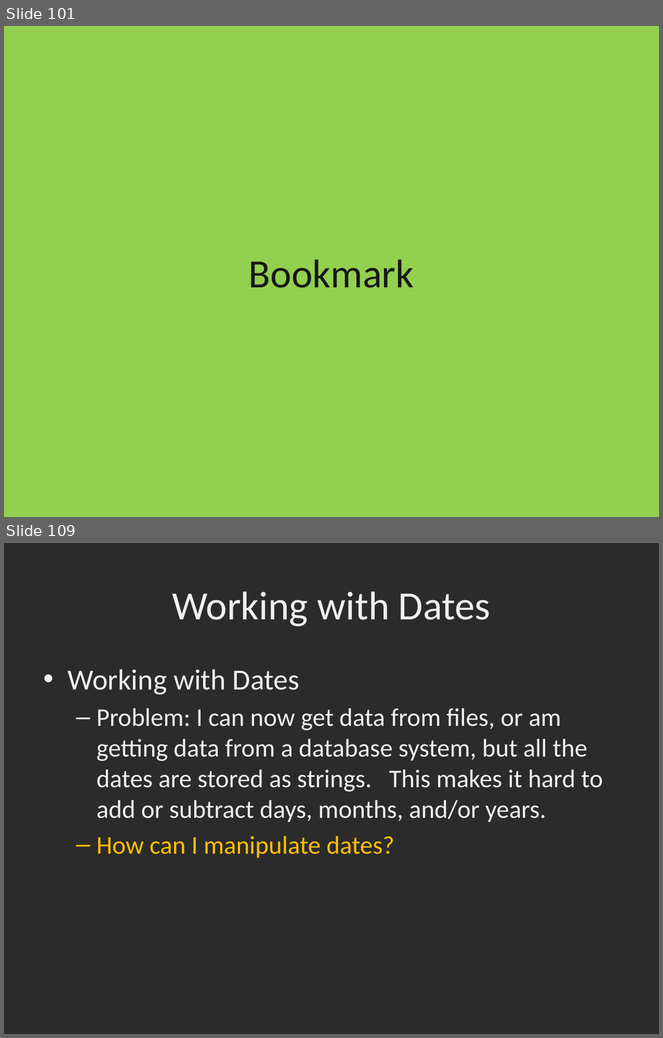
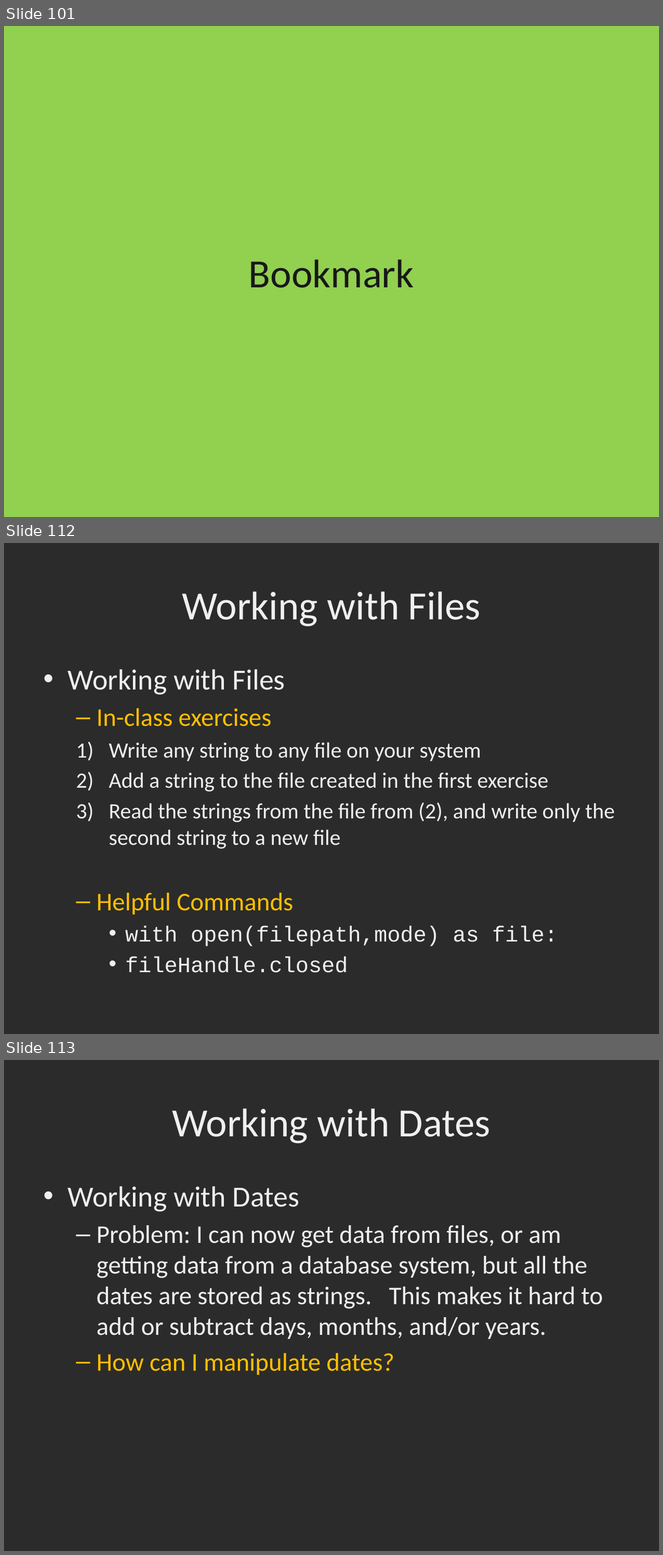
Before and after one commit to dbowmans46/PracticalProgramming, a slide deck: Session 7 - Python/Instructional Material/Python Review and Tutorial.pptx. Shown one above the other, each under a label of ours: slides 101 and 109 before the commit, slides 101, 112 and 113 after it; the slides between them are not shown. The pictures are 663x1038 and 663x1555 pixels, drawn with LibreOffice and Linux fonts; fonts in the diff are those of the drawing; background and template pictures are left out; a plain dark background stands for a picture behind light text. Boxes give left, top, right and bottom in pixels: in the first picture for what was removed or moved away, otherwise in the second. Text is boxed around its words. In the diff, an @@ line names an element or a change of style, - is before the commit and + after.

```diff
--- a/Session 7 - Python/Instructional Material/Python Review and Tutorial.pptx
+++ b/Session 7 - Python/Instructional Material/Python Review and Tutorial.pptx
@@ slide 112 added at (x1=4, y1=543, x2=659, y2=1034), background picture (left out) @@
@@ title added at (x1=182, y1=591, x2=481, y2=627), 44 pt, text #EFEFEF @@
+Working with Files
@@ text added at (x1=68, y1=669, x2=615, y2=973), 24 pt, text #EFEFEF @@
+• Working with Files
+  – In-class exercises
+  1) Write any string to any file on your system
+  2) Add a string to the file created in the first exercise
+  3) Read the strings from the file from (2), and write only the second string to a new file
+  – Helpful Commands
+    • with open(filepath,mode) as file:
+    • fileHandle.closed
@@ what was slide 109 is now slide 113 @@
```
Also in this commit, not shown: 7 slides changed, 3 other slides added, 1 other file.
